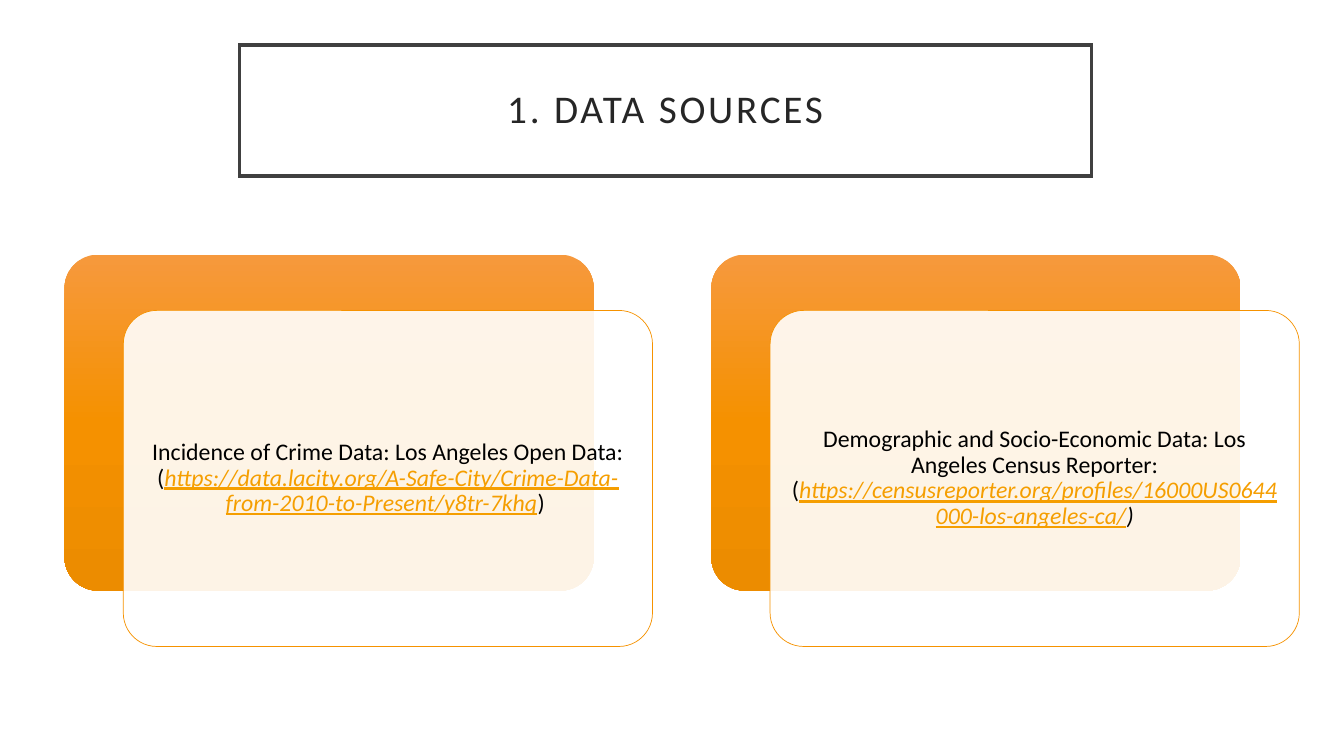
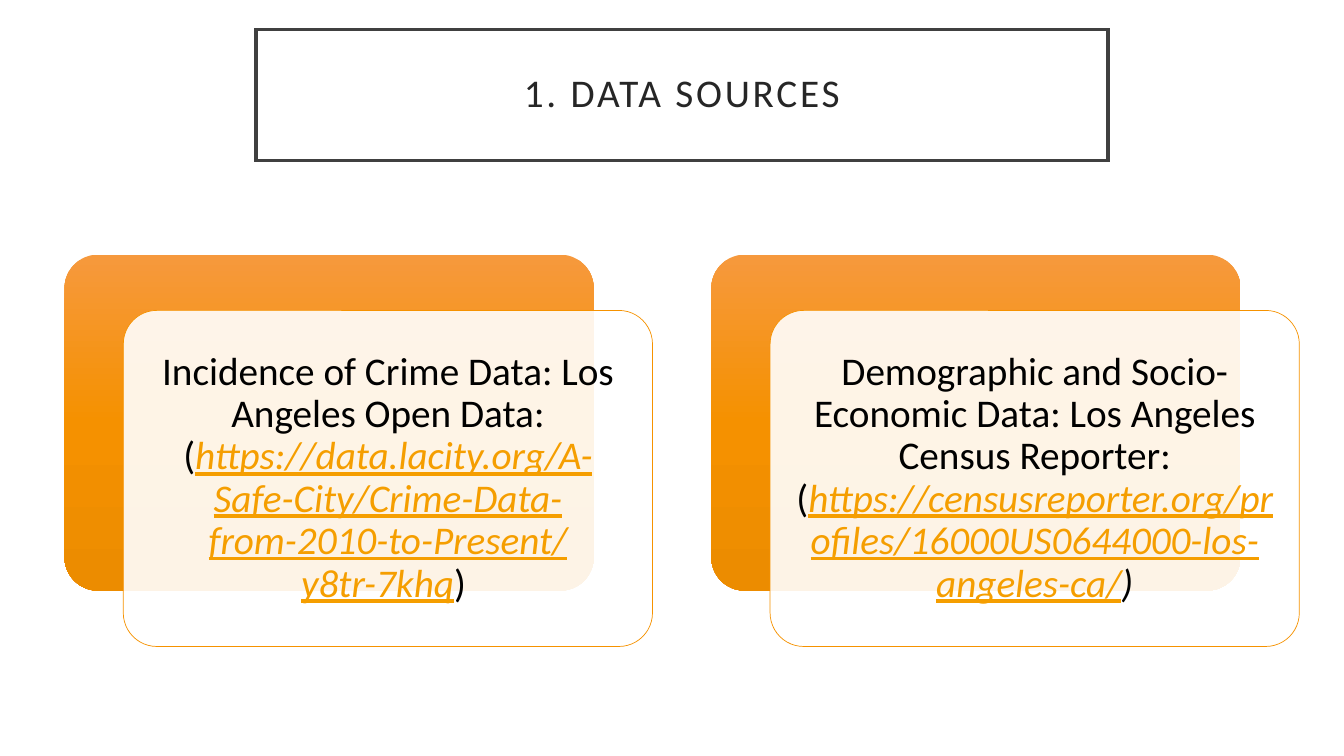
Before and after one commit to shrawantee/Project-Analysis-of-Violent-Crime-in-LA, a slide deck: slide 6 of Presentation/LACity Crime-Final Slides.pptx. Drawn at 1344x756 pixels with LibreOffice and Linux fonts; fonts in the diff are those of the drawing. Boxes give left, top, right and bottom in pixels: in the first picture for what was removed or moved away, otherwise in the second. Text is boxed around its words. In the diff, an @@ line names an element or a change of style, - is before the commit and + after.

```diff
--- a/Presentation/LACity Crime-Final Slides.pptx
+++ b/Presentation/LACity Crime-Final Slides.pptx
@@ title "1. DATA SOURCES": place and size @@
-title "1. DATA SOURCES" at [239,45,1091,176]
+title "1. DATA SOURCES" at [256,29,1108,160]
@@ text "Incidence of Crime Data: Los ..." at [162,357,613,604]: size 17 to 28 pt; more space between paragraphs @@
@@ text "Demographic and Socio-Economic Data: Los ..." at [796,357,1273,604]: size 17 to 28 pt; more space between paragraphs @@
```
Also in this commit, not shown: 5 other slides changed, 1 slide added, 2 slides removed.
